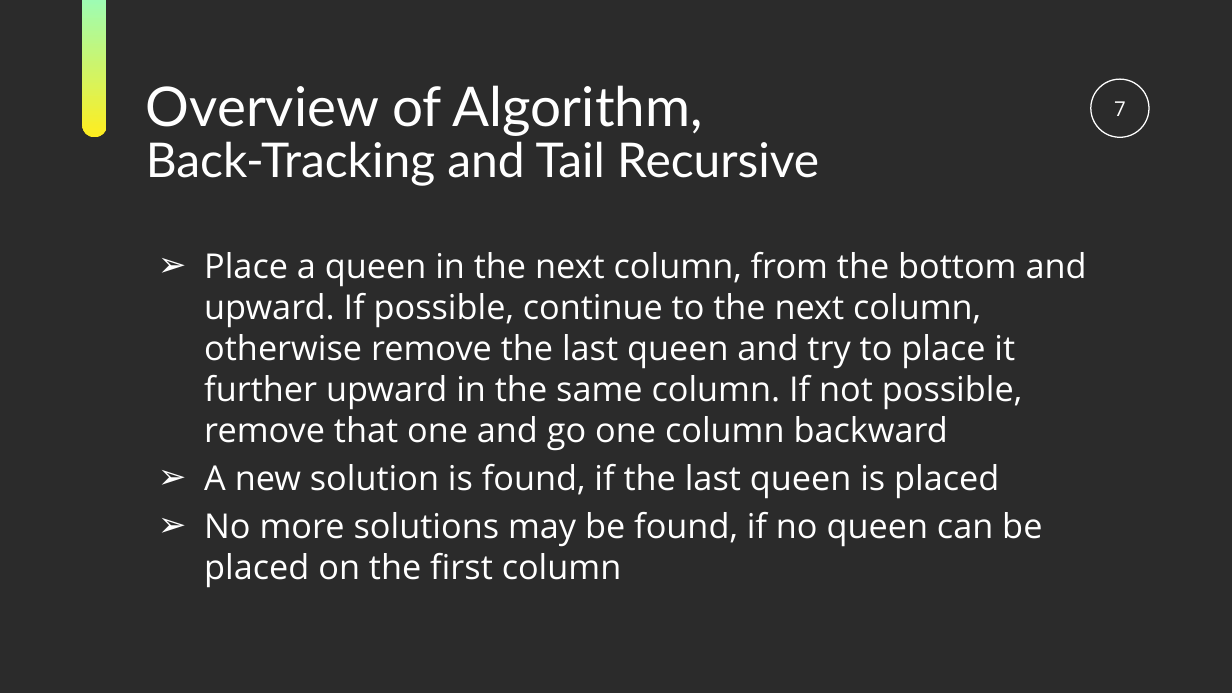
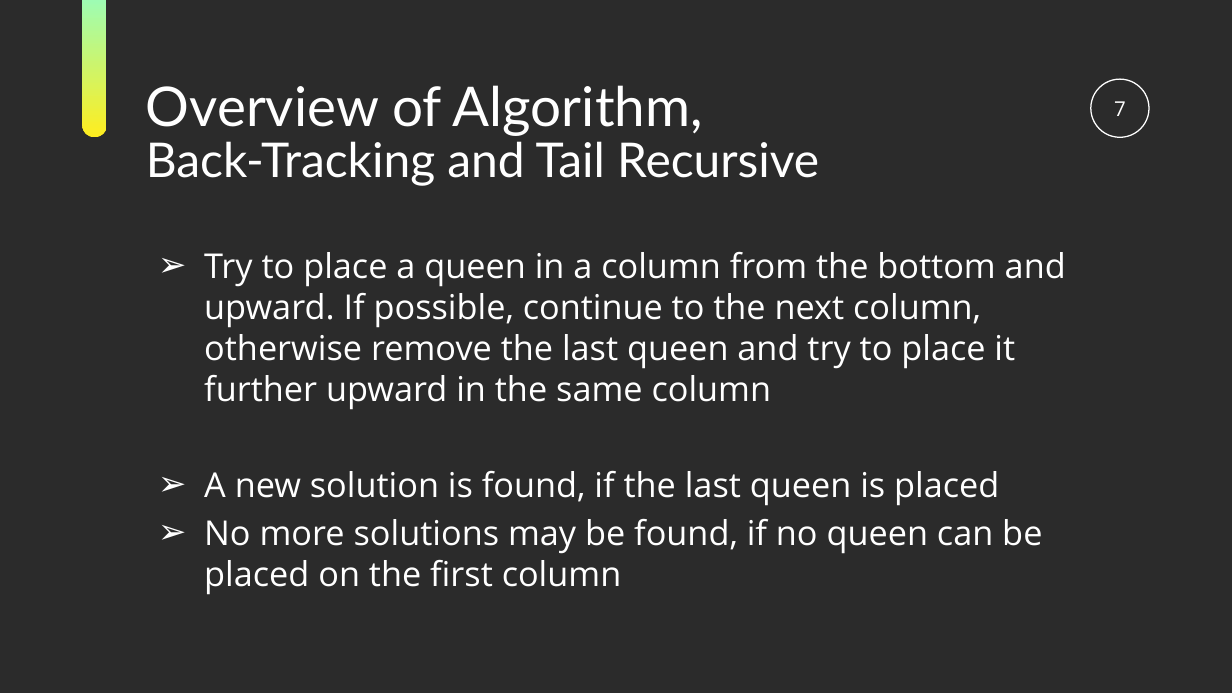
Before and after one commit to ramina1964/NQueenCore, a slide deck: slide 7 of Documentation/NQueen Presentation.pptx. Drawn at 1232x693 pixels with LibreOffice and Linux fonts; fonts in the diff are those of the drawing; background and template pictures are left out; a plain dark background stands for a picture behind light text. Boxes give left, top, right and bottom in pixels: in the first picture for what was removed or moved away, otherwise in the second. Text is boxed around its words. In the diff, an @@ line names an element or a change of style, - is before the commit and + after.

```diff
--- a/Documentation/NQueen Presentation.pptx
+++ b/Documentation/NQueen Presentation.pptx
@@ text at bbox=[204, 252, 1066, 410]: text changed @@
-➢ Place a queen in the next column, from the bottom and upward. If possible, continue to the next column, otherwise remove the last queen and try to place it further upward in the same column. If not possible, remove that one and go one column backward
+➢ Try to place a queen in a column from the bottom and upward. If possible, continue to the next column, otherwise remove the last queen and try to place it further upward in the same column
```
Also in this commit, not shown: 1 other slide changed, 3 other files.
